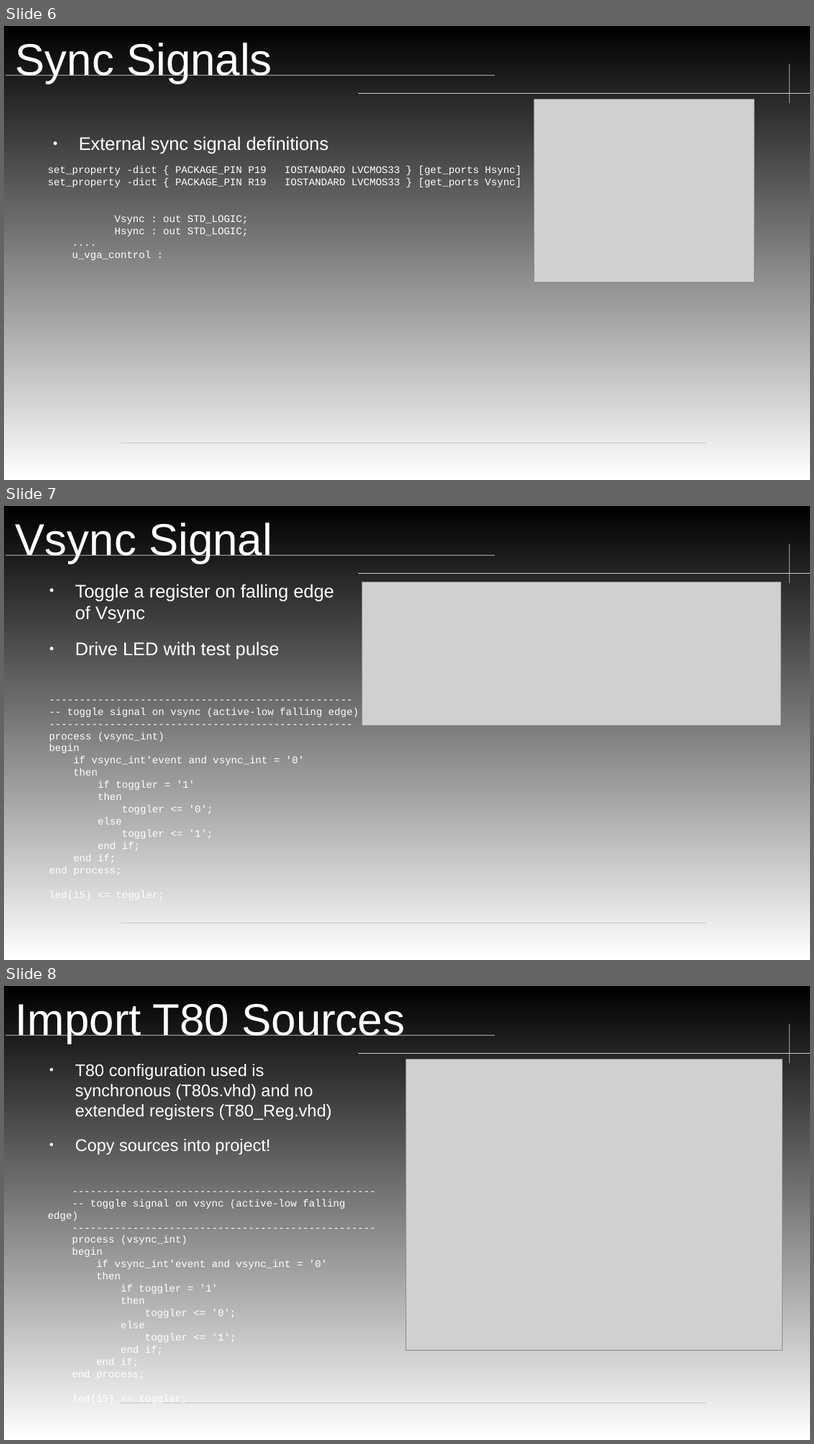
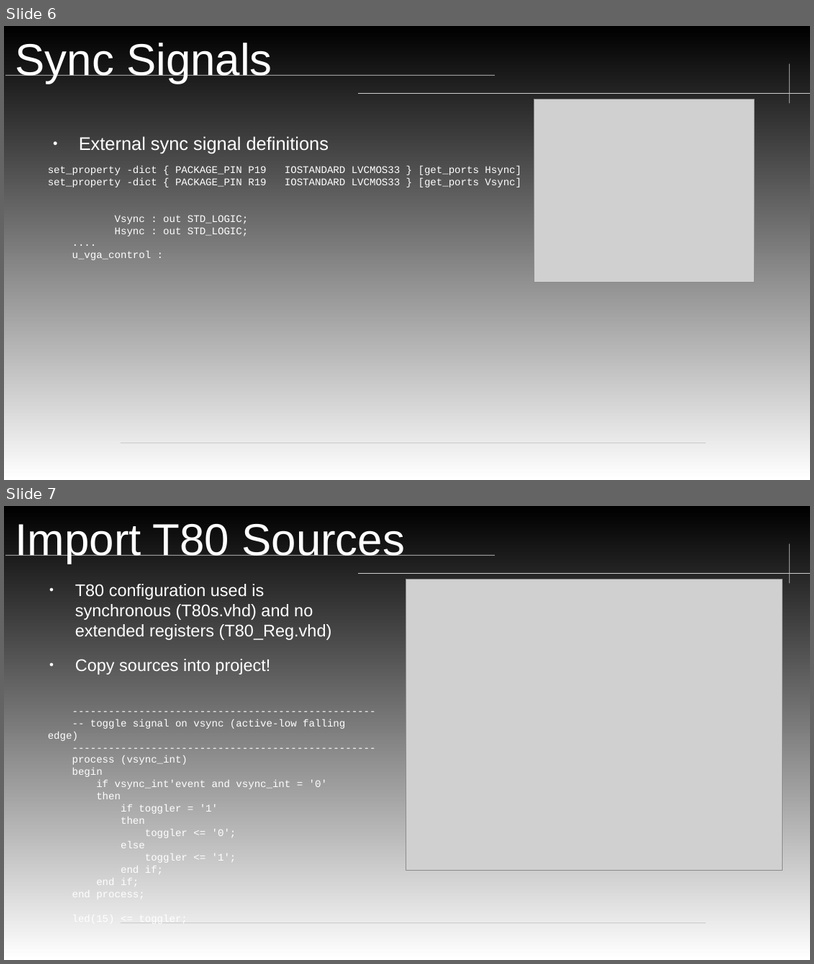
Before and after one commit to neiderm/retro_comp_fpga, a slide deck: docs/soc_t80_cpu_IRQ.odp. Shown one above the other, each under a label of ours: slides 6, 7 and 8 before the commit, slides 6 and 7 after it. The pictures are 814x1444 and 814x964 pixels, drawn with LibreOffice and Linux fonts; fonts in the diff are those of the drawing; grey boxes stand for pictures; background and template pictures are left out. Boxes give left, top, right and bottom in pixels: in the first picture for what was removed or moved away, otherwise in the second. Text is boxed around its words. In the diff, an @@ line names an element or a change of style, - is before the commit and + after.

```diff
--- a/docs/soc_t80_cpu_IRQ.odp
+++ b/docs/soc_t80_cpu_IRQ.odp
@@ slide 7 removed at (4, 506, 810, 960), background gradient #FFFFFF to #000000; not listed: 4 template elements that a slide beside it also shows @@
@@ title removed at (16, 523, 273, 564) @@
-Vsync Signal
@@ text removed at (75, 584, 334, 659) @@
-● Toggle a register on falling edge of Vsync
-● Drive LED with test pulse
@@ picture removed at (362, 582, 780, 726) @@
@@ text removed at (49, 708, 359, 901) @@
---------------------------------------------------
--- toggle signal on vsync (active-low falling edge)
---------------------------------------------------
-process (vsync_int)
-begin
-if vsync_int'event and vsync_int = '0'
-then
-if toggler = '1'
-then
-toggler <= '0';
-else
-toggler <= '1';
-end if;
-end if;
-end process;
-led(15) <= toggler;
@@ what was slide 8 is now slide 7 @@
```
Also in this commit, not shown: 4 slides added.
